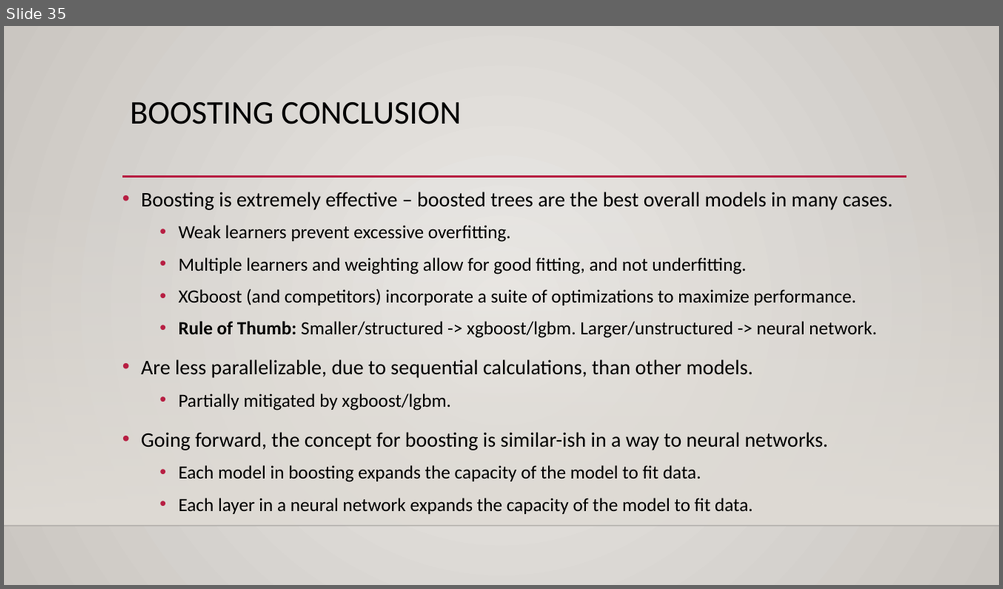
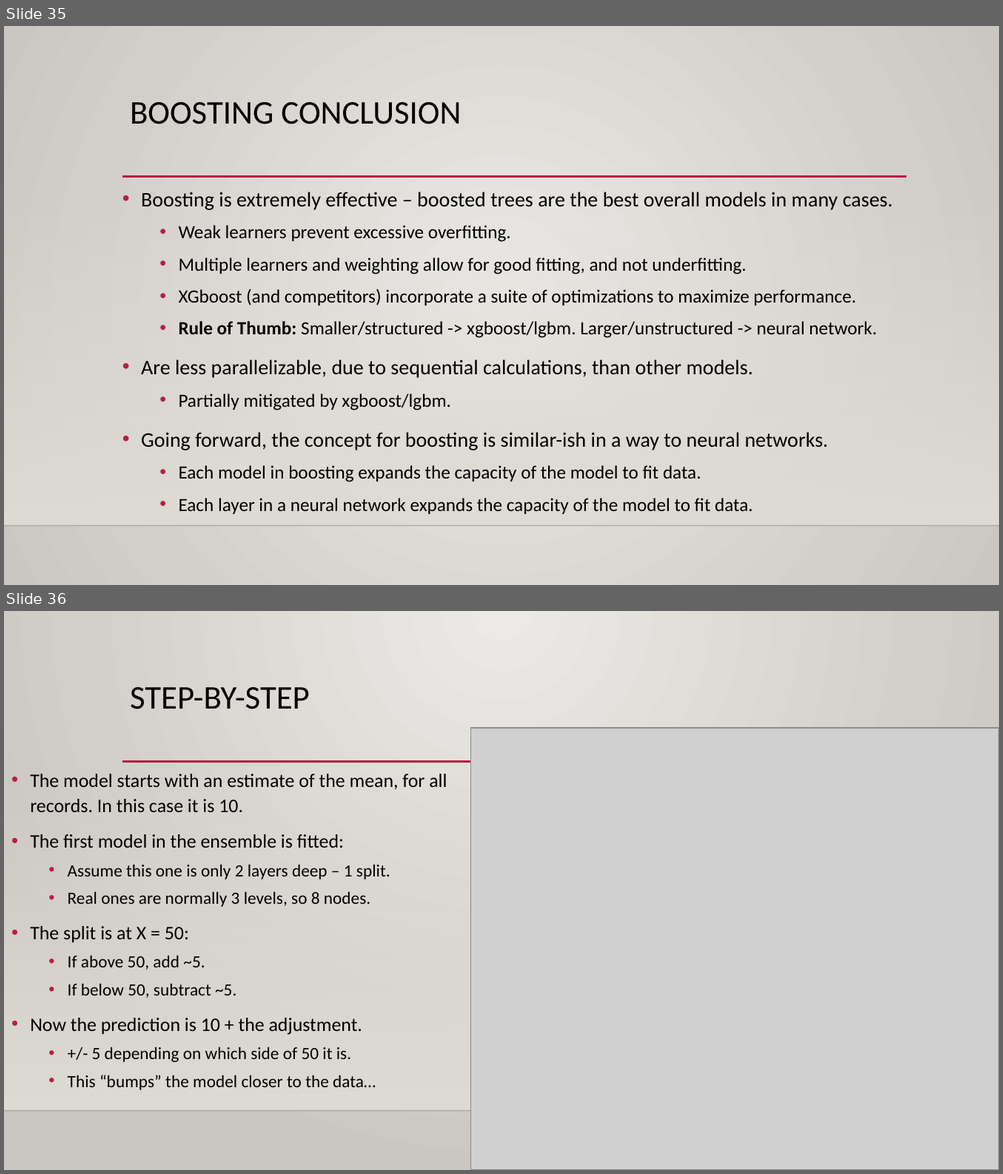
Before and after one commit to calvint13/Intro_to_Machine_Learning_Student_Workbooks, a slide deck: reference_content/Slides/boosting.pptx. Shown one above the other, each under a label of ours: slide 35 before the commit, slides 35 and 36 after it. The pictures are 1003x589 and 1003x1174 pixels, drawn with LibreOffice and Linux fonts; fonts in the diff are those of the drawing; grey boxes stand for pictures; background and template pictures are left out. Boxes give left, top, right and bottom in pixels: in the first picture for what was removed or moved away, otherwise in the second. Text is boxed around its words. In the diff, an @@ line names an element or a change of style, - is before the commit and + after.

```diff
--- a/reference_content/Slides/boosting.pptx
+++ b/reference_content/Slides/boosting.pptx
@@ slide 36 added at box(4, 611, 999, 1170), background gradient #ECEAE7 to #CAC7C1; not listed: 3 template elements that a slide beside it also shows @@
@@ title added at box(130, 687, 310, 709), 32 pt, text #000000 @@
+STEP-BY-STEP
@@ picture added at box(470, 728, 999, 1170) @@
@@ text added at box(30, 774, 447, 1091), 16.6 pt, text #000000 @@
+• The model starts with an estimate of the mean, for all records. In this case it is 10.
+• The first model in the ensemble is fitted:
+  • Assume this one is only 2 layers deep – 1 split.
+  • Real ones are normally 3 levels, so 8 nodes.
+• The split is at X = 50:
+  • If above 50, add ~5.
+  • If below 50, subtract ~5.
+• Now the prediction is 10 + the adjustment.
+  • +/- 5 depending on which side of 50 it is.
+  • This “bumps” the model closer to the data…
```
Also in this commit, not shown: 3 other slides added, 4 other files.
